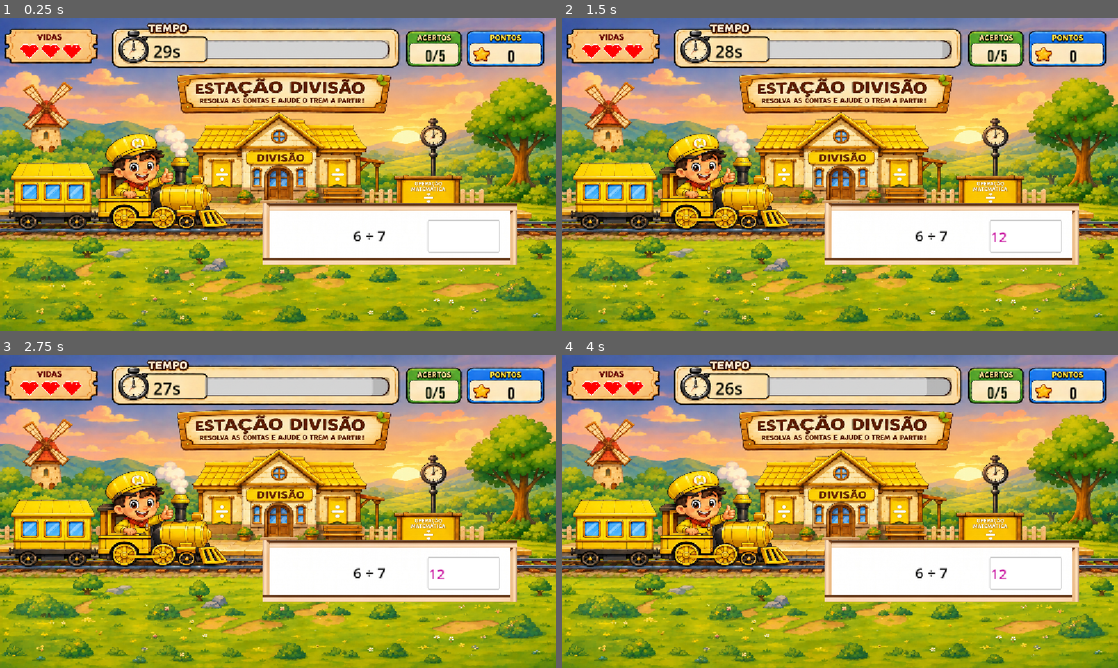
Above: before the commit, frames 1-4 (two rows, left to right).
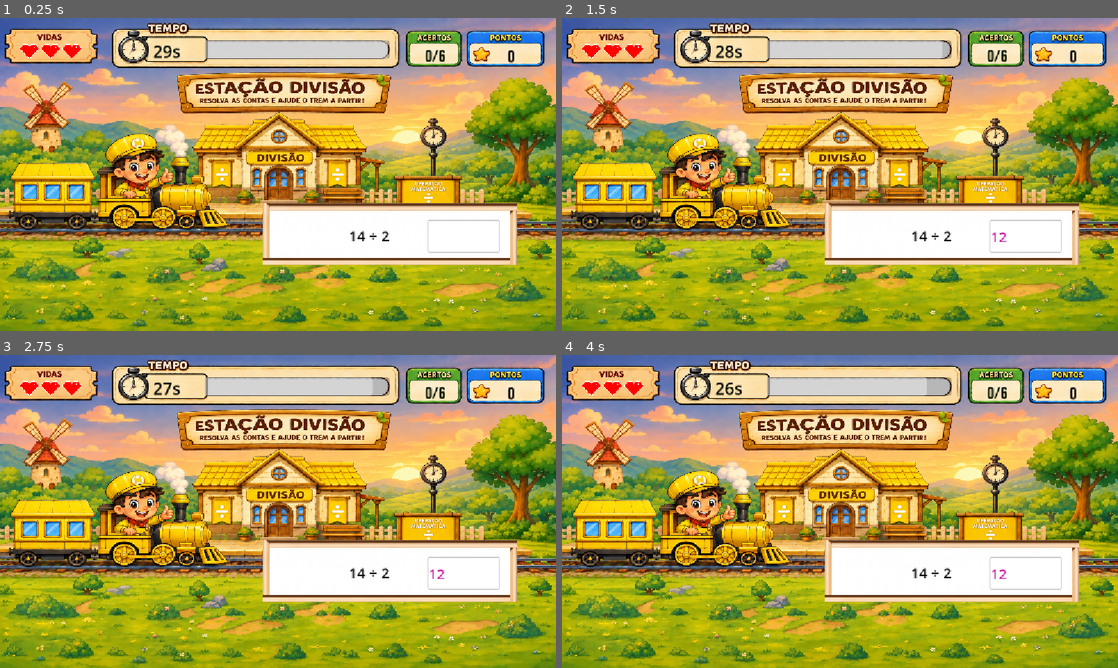
Above: after the commit, the same moments.

Repository: YuuZacK/ExpressoNumerico
Game: Godot game, scene res://cenas/niveis/estacao-divisao.tscn
The game is run twice, just before and just after one commit, with the same random seed, the same clock (stepped at 60 frames per second) and the same inputs. This scene is started directly instead of the project's main scene.
Inputs (mouse positions are in pixels of both pictures, inside the frame that each line leads up to):
- Up to frame 1 (0.25 s): no input
- Up to frame 2 (1.5 s): click (1023, 237) at 0.52 s; type "12" at 0.6 s; tap Enter at 1.25 s; move the mouse to (962, 158) at 1.27 s
- Up to frame 3 (2.75 s): move the mouse to (166, 527) at 2.02 s
- Up to frame 4 (4 s): tap Space at 2.75 s; move the mouse to (895, 442) at 2.77 s; tap Enter at 3.5 s; move the mouse to (812, 574) at 3.52 s

The runs differ from the first frame. In frame 1, 0.1% of the frame differs, in the area x 63-80%, y 10-72%; in frame 2, 0.1%; in frame 3, 0.1%; in frame 4, 0.1%.

Commit message:
feat: padroniza logica dinamica e cronometro na subtracao, multiplicacao e divisao

Diff:
--- a/cenas/niveis/estacao_divisao.gd
+++ b/cenas/niveis/estacao_divisao.gd
@@ -4,13 +4,12 @@
 @onready var caixa_resposta = $CaixaDeResposta
 @onready var caixa_calculo = $CaixaCalculo
 
-@export var max_niveis: int =5
+@export var max_niveis: int = 6
 @export var niveis: Array[Dictionary] = []
 
 var indice_atual: int = 0
 var nivel_atual: Dictionary = {}
 var aguardando_transicao: bool = false
-
 
 func _ready() -> void:
 	if caixa_resposta and not caixa_resposta.text_changed.is_connected(_on_caixa_de_resposta_text_changed):
@@ -20,20 +19,20 @@
 	carregar_nivel_atual()
 
 func carregar_perguntas() -> void:
+	# Garante contas de divisão com resultados inteiros exatos
 	for i in max_niveis:
-		var valor1: int = randi_range(0,10)
-		var valor2: int = randi_range(1,10)
+		var divisor: int = randi_range(1, 10)
+		var quociente: int = randi_range(1, 10)
+		var dividendo: int = divisor * quociente # Ex: Se sorteou 3 e 4, a conta será 12 ÷ 3
 
-		var texto_calculo: String = "{v1} ÷ {v2}".format({"v1": valor1, "v2": valor2})
-		var conta_resultado: int = valor1 / valor2
+		var texto_calculo: String = "{v1} ÷ {v2}".format({"v1": dividendo, "v2": divisor})
 
 		niveis.append({
 			"nivel": i + 1,
 			"calculo": texto_calculo,
-			"resultado": conta_resultado
+			"resultado": quociente # O resultado exato que a criança precisa digitar
 		})
 	print(niveis)
-
 
 func carregar_nivel_atual() -> void:
 	if indice_atual < niveis.size():
@@ -47,12 +46,8 @@
 
 		hud.atualizar_pontos(Global.pontos)
 		hud.atualizar_acertos(Global.acertos, niveis.size())
-
-		# Reinicia o tempo para 99.9 ao entrar na fase e a cada nova conta
-		hud.atualizar_tempo(99.9)
 	else:
 		finalizar_fase()
-
 
 func _on_caixa_de_resposta_text_changed(new_text: String) -> void:
 	if aguardando_transicao:
@@ -72,6 +67,10 @@
 		Global.pontos += 10
 		Global.acertos += 1
 
+		# Calcula o tempo usado nesta conta e soma no valor global
+		var tempo_usado = hud.tempo_maximo - hud.tempo_atual
+		Global.tempo_gasto += int(tempo_usado)
+
 		hud.atualizar_pontos(Global.pontos)
 		hud.atualizar_acertos(Global.acertos, niveis.size())
 
@@ -80,18 +79,14 @@
 		if not is_inside_tree():
 			return
 
-		# Reseta o tempo no HUD antes de passar para a próxima conta
-		hud.atualizar_tempo(99.9)
-
 		indice_atual += 1
 		carregar_nivel_atual()
-
 
 func finalizar_fase() -> void:
 	caixa_resposta.editable = false
 	caixa_resposta.text = ""
 	caixa_calculo.text = "Parabéns!!!"
-	print("Fase de multiplicação concluída com sucesso!")
+	print("Fase de divisão concluída com sucesso!")
 
 	await get_tree().create_timer(1.2).timeout
 	if is_inside_tree():
--- a/cenas/niveis/estacao_multiplicacao.gd
+++ b/cenas/niveis/estacao_multiplicacao.gd
@@ -4,13 +4,12 @@
 @onready var caixa_resposta = $CaixaDeResposta
 @onready var caixa_calculo = $CaixaCalculo
 
-@export var max_niveis: int = 5
+@export var max_niveis: int = 6
 @export var niveis: Array[Dictionary] = []
 
 var indice_atual: int = 0
 var nivel_atual: Dictionary = {}
 var aguardando_transicao: bool = false
-
 
 func _ready() -> void:
 	if caixa_resposta and not caixa_resposta.text_changed.is_connected(_on_caixa_de_resposta_text_changed):
@@ -21,8 +20,9 @@
 
 func carregar_perguntas() -> void:
 	for i in max_niveis:
-		var valor1: int = randi_range(0,10)
-		var valor2: int = randi_range(0,10)
+		# Na multiplicação, podemos usar números de 1 a 10 livremente
+		var valor1: int = randi_range(1, 10)
+		var valor2: int = randi_range(1, 10)
 
 		var texto_calculo: String = "{v1} x {v2}".format({"v1": valor1, "v2": valor2})
 		var conta_resultado: int = valor1 * valor2
@@ -46,12 +46,8 @@
 
 		hud.atualizar_pontos(Global.pontos)
 		hud.atualizar_acertos(Global.acertos, niveis.size())
-
-		# Reinicia o tempo para 99.9 ao entrar na fase e a cada nova conta
-		hud.atualizar_tempo(99.9)
 	else:
 		finalizar_fase()
-
 
 func _on_caixa_de_resposta_text_changed(new_text: String) -> void:
 	if aguardando_transicao:
@@ -71,6 +67,10 @@
 		Global.pontos += 10
 		Global.acertos += 1
 
+		# Calcula o tempo usado nesta conta e soma no valor global
+		var tempo_usado = hud.tempo_maximo - hud.tempo_atual
+		Global.tempo_gasto += int(tempo_usado)
+
 		hud.atualizar_pontos(Global.pontos)
 		hud.atualizar_acertos(Global.acertos, niveis.size())
 
@@ -79,18 +79,14 @@
 		if not is_inside_tree():
 			return
 
-		# Reseta o tempo no HUD antes de passar para a próxima conta
-		hud.atualizar_tempo(99.9)
-
 		indice_atual += 1
 		carregar_nivel_atual()
-
 
 func finalizar_fase() -> void:
 	caixa_resposta.editable = false
 	caixa_resposta.text = ""
 	caixa_calculo.text = "Parabéns!!!"
-	print("Fase de divisão concluída com sucesso!")
+	print("Fase de multiplicação concluída com sucesso!")
 
 	await get_tree().create_timer(1.2).timeout
 	if is_inside_tree():
--- a/cenas/niveis/estacao_subtracao.gd
+++ b/cenas/niveis/estacao_subtracao.gd
@@ -56,12 +56,16 @@
 		Global.pontos += 10
 		Global.acertos += 1
 
+		# Calcula o tempo usado nesta conta dinâmica e soma no valor global
+		var tempo_usado = hud.tempo_maximo - hud.tempo_atual
+		Global.tempo_gasto += int(tempo_usado)
+
 		hud.atualizar_pontos(Global.pontos)
 		hud.atualizar_acertos(Global.acertos, total_contas)
 
 		# Pausa de 1 segundo para visualização da resposta
 		await get_tree().create_timer(1.0).timeout
-		hud.atualizar_tempo(99.9)
+		hud.atualizar_tempo(99.9) # Mantido conforme seu script original
 
 		# Avança para a próxima conta
 		indice_atual += 1
